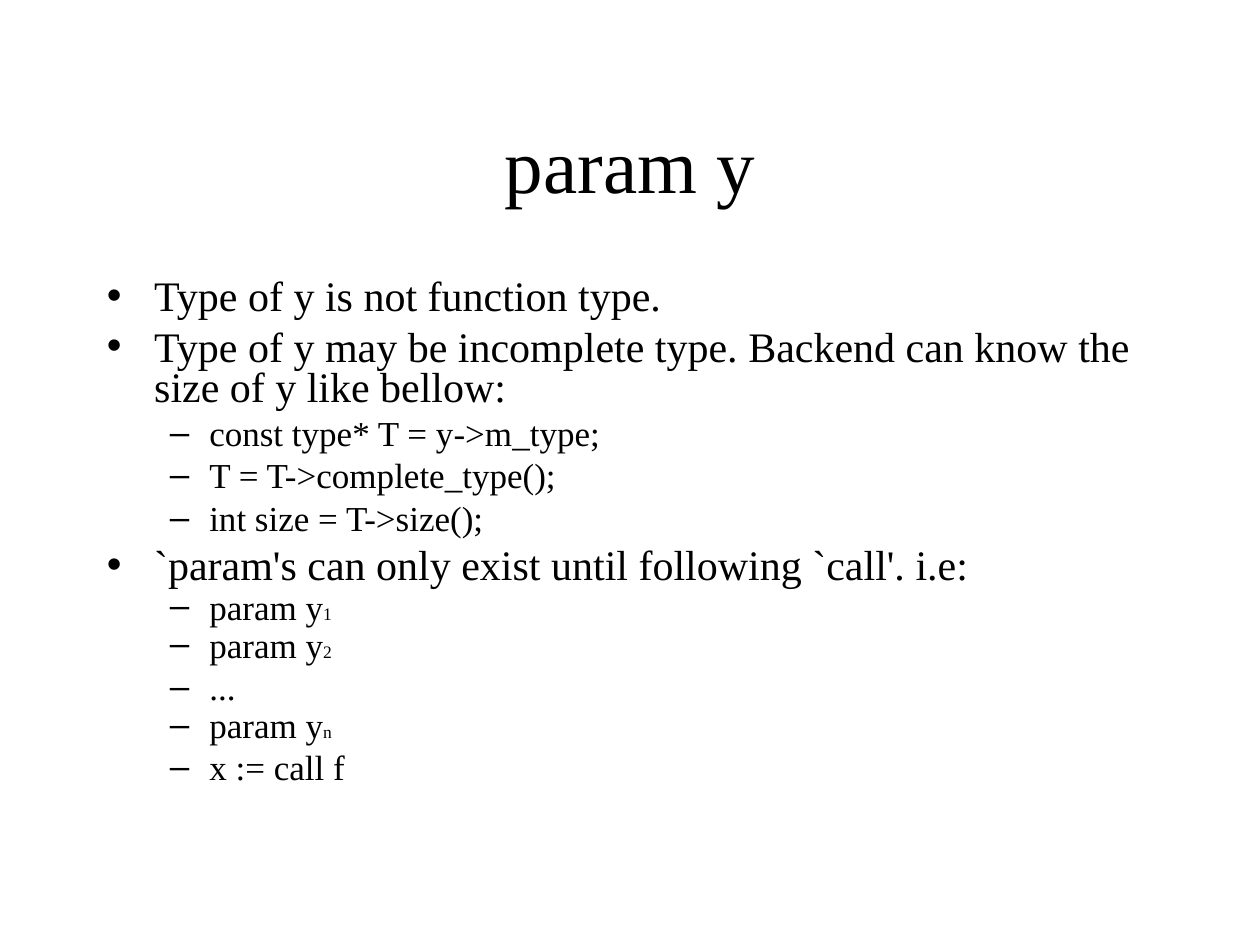
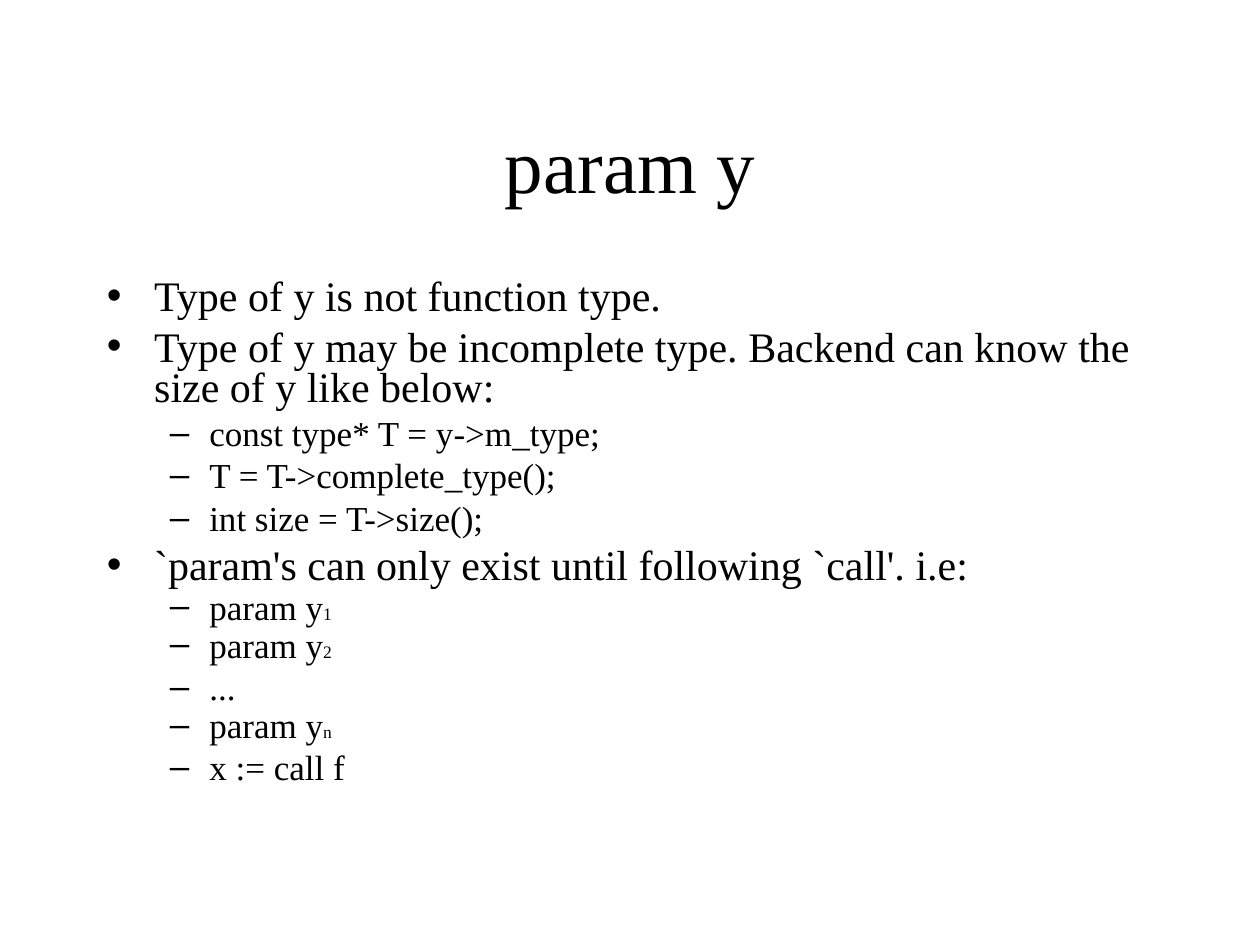
Before and after one commit to KeiHasegawa/hcc1_doc_ppt, a slide deck: slide 20 of 00_backend_interface_e.ppt. Drawn at 1260x945 pixels with LibreOffice and Linux fonts; fonts in the diff are those of the drawing. Boxes give left, top, right and bottom in pixels: in the first picture for what was removed or moved away, otherwise in the second. Text is boxed around its words. In the diff, an @@ line names an element or a change of style, - is before the commit and + after.

```diff
--- a/00_backend_interface_e.ppt
+++ b/00_backend_interface_e.ppt
@@ text at [154,332,1129,411]: text changed @@
-• Type of y may be incomplete type. Backend can know the size of y like bellow:
+• Type of y may be incomplete type. Backend can know the size of y like below:
```
Also in this commit, not shown: 2 other slides changed, 5 other files.
